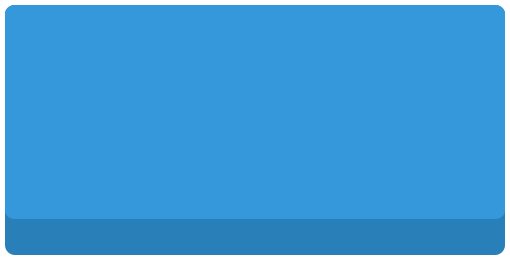
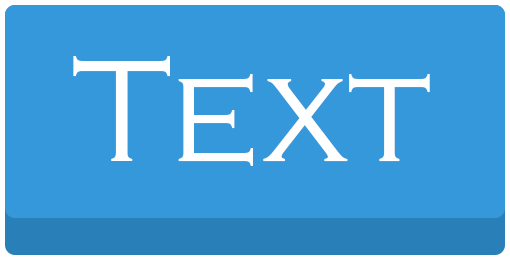
Revision of a layered 510 x 260 image; what changed, layer by layer:
added layer "Text" above "Rounded Rectangle 2" over [73, 56, 430, 166]
hid "Rounded Rectangle 1 copy" over [5, 5, 505, 219]
